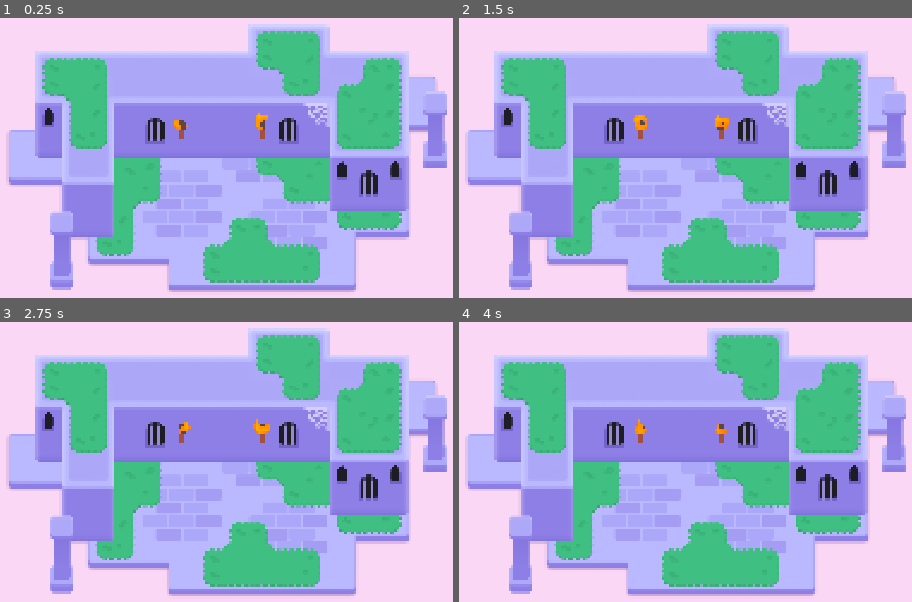
Above: before the commit, frames 1-4 (two rows, left to right).
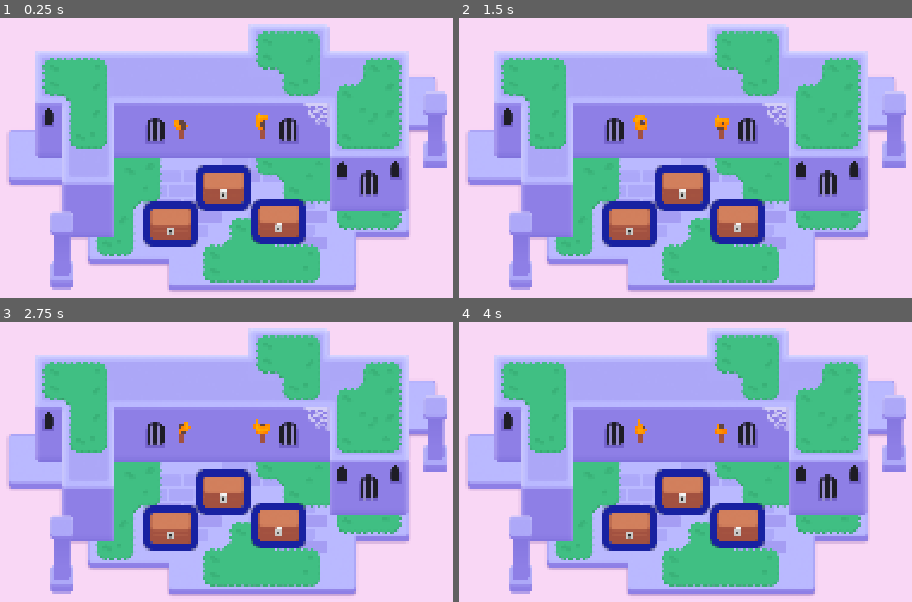
Above: after the commit, the same moments.

Repository: Esmi415/M6Looting
Game: Godot game, scene res://lessons/mini_dungeon.tscn
Two runs of this game, one before a commit and one after it. Both use one fixed random seed, a clock stepped at 60 frames per second and the inputs below.
Inputs (mouse positions are in pixels of both pictures, inside the frame that each line leads up to):
- Up to frame 1 (0.25 s): no input
- Up to frame 2 (1.5 s): tap Enter at 0.5 s; move the mouse to (857, 152) at 0.52 s; hold D (move_right) 0.53-1.28 s; tap Z at 0.6, 1.35 s; click (857, 152) at 0.67 s; tap Space at 0.77 s; move the mouse to (522, 197) at 1.27 s; hold S (move_down) from 1.28 s (still down); click (522, 197) at 1.42 s
- Up to frame 3 (2.75 s): tap Space at 1.52 s; move the mouse to (303, 380) at 2.02 s; release S (move_down) at 2.03 s; hold D (move_right) from 2.03 s (still down); tap Z at 2.1 s; click (303, 380) at 2.17 s
- Up to frame 4 (4 s): move the mouse to (640, 568) at 2.77 s; release D (move_right) at 2.78 s; hold W (move_up) 2.78-3.53 s; tap Z at 2.85, 3.6 s; click (640, 568) at 2.92 s; tap Space at 3.02, 3.77 s; move the mouse to (outside the picture) at 3.52 s; hold A (move_left) from 3.53 s (still down); click (outside the picture) at 3.67 s

The runs differ from the first frame. In frame 1, 5.8% of the frame differs, in the area x 31-68%, y 52-82%; in frame 2, 5.8%; in frame 3, 5.8%; in frame 4, 5.8%.

Commit message:
M6 lesson3 done

Diff:
--- /dev/null
+++ b/lessons/chest/chest.gd
@@ -0,0 +1,24 @@
+extends Area2D
+
+@onready var canvas_group: CanvasGroup = $CanvasGroup
+
+
+
+
+
+func _ready():
+	mouse_entered.connect(_on_mouse_entered)
+	mouse_exited.connect(_on_mouse_exited)
+	canvas_group.material.set_shader_parameter("line_thickness", 3.0)
+
+func set_outline_thickness(new_thickness: float) -> void:
+	canvas_group.material.set_shader_parameter("line_thickness", new_thickness)
+
+
+func _on_mouse_entered() -> void:
+	var tween := create_tween()
+	tween.tween_method(set_outline_thickness, 3.0, 6.0, 0.08)
+
+func _on_mouse_exited() -> void:
+	var tween := create_tween()
+	tween.tween_method(set_outline_thickness, 6.0, 3.0, 0.08)
--- a/lessons/chest/chest.tscn
+++ b/lessons/chest/chest.tscn
@@ -1,15 +1,31 @@
-[gd_scene load_steps=6 format=3 uid="uid://l0yorxmjaocd"]
+[gd_scene load_steps=8 format=3 uid="uid://l0yorxmjaocd"]
 
+[ext_resource type="Shader" uid="uid://lio2wmbue2of" path="res://lessons/chest/group_outline.gdshader" id="1_12as2"]
+[ext_resource type="Script" uid="uid://ct2mll12nooce" path="res://lessons/chest/chest.gd" id="1_65g6b"]
 [ext_resource type="Texture2D" uid="uid://c3hwsm5ugp8qw" path="res://lessons/chest/bottom.png" id="1_bkc6q"]
 [ext_resource type="Texture2D" uid="uid://bnem1cahhoxdk" path="res://lessons/chest/top.png" id="2_12as2"]
 [ext_resource type="Texture2D" uid="uid://bu2jin246nel5" path="res://lessons/chest/lock.png" id="3_65g6b"]
 
-[sub_resource type="ShaderMaterial" id="ShaderMaterial_4q7cj"]
-
 [sub_resource type="RectangleShape2D" id="RectangleShape2D_bv3sb"]
 size = Vector2(98, 79)
 
+[sub_resource type="ShaderMaterial" id="ShaderMaterial_4q7cj"]
+resource_local_to_scene = true
+shader = ExtResource("1_12as2")
+shader_parameter/line_color = Color(0.093972735, 0.12907502, 0.6319818, 1)
+shader_parameter/line_thickness = 10.0
+shader_parameter/viewport_scale = Vector2(1, 1)
+
 [node name="Chest" type="Area2D"]
+script = ExtResource("1_65g6b")
+
+[node name="Camera2D" type="Camera2D" parent="."]
+position = Vector2(49, 35)
+
+[node name="CollisionShape2D" type="CollisionShape2D" parent="."]
+visible = false
+position = Vector2(49, 33)
+shape = SubResource("RectangleShape2D_bv3sb")
 
 [node name="CanvasGroup" type="CanvasGroup" parent="."]
 material = SubResource("ShaderMaterial_4q7cj")
@@ -25,7 +41,3 @@
 [node name="Lock" type="Sprite2D" parent="CanvasGroup"]
 position = Vector2(0, 13)
 texture = ExtResource("3_65g6b")
-
-[node name="CollisionShape2D" type="CollisionShape2D" parent="."]
-position = Vector2(49, 33)
-shape = SubResource("RectangleShape2D_bv3sb")
--- a/lessons/mini_dungeon.tscn
+++ b/lessons/mini_dungeon.tscn
@@ -6,6 +6,7 @@
 [ext_resource type="Texture2D" uid="uid://c1rgncfgjxefj" path="res://lessons/chest/assets/dungeon/pillar.png" id="4_gq228"]
 [ext_resource type="Texture2D" uid="uid://l0y1k1obencd" path="res://lessons/chest/assets/dungeon/spider_web.png" id="5_ywba7"]
 [ext_resource type="PackedScene" uid="uid://eundh35r605v" path="res://lessons/chest/assets/torch/torch.tscn" id="6_fokey"]
+[ext_resource type="PackedScene" uid="uid://l0yorxmjaocd" path="res://lessons/chest/chest.tscn" id="7_jj8kc"]
 
 [sub_resource type="TileSetAtlasSource" id="TileSetAtlasSource_6s4s5"]
 texture = ExtResource("1_sym7n")
@@ -321,3 +322,12 @@
 mouse_filter = 2
 color = Color(0.977546, 0.842183, 0.960847, 1)
 metadata/_edit_lock_ = true
+
+[node name="Chest" parent="." instance=ExtResource("7_jj8kc")]
+position = Vector2(531, 233)
+
+[node name="Chest2" parent="." instance=ExtResource("7_jj8kc")]
+position = Vector2(404, 321)
+
+[node name="Chest3" parent="." instance=ExtResource("7_jj8kc")]
+position = Vector2(664, 314)
Not shown, added: lessons/chest/chest.gd.uid
Not shown: 1 places in lessons/mini_dungeon.tscn that only renumber resources
